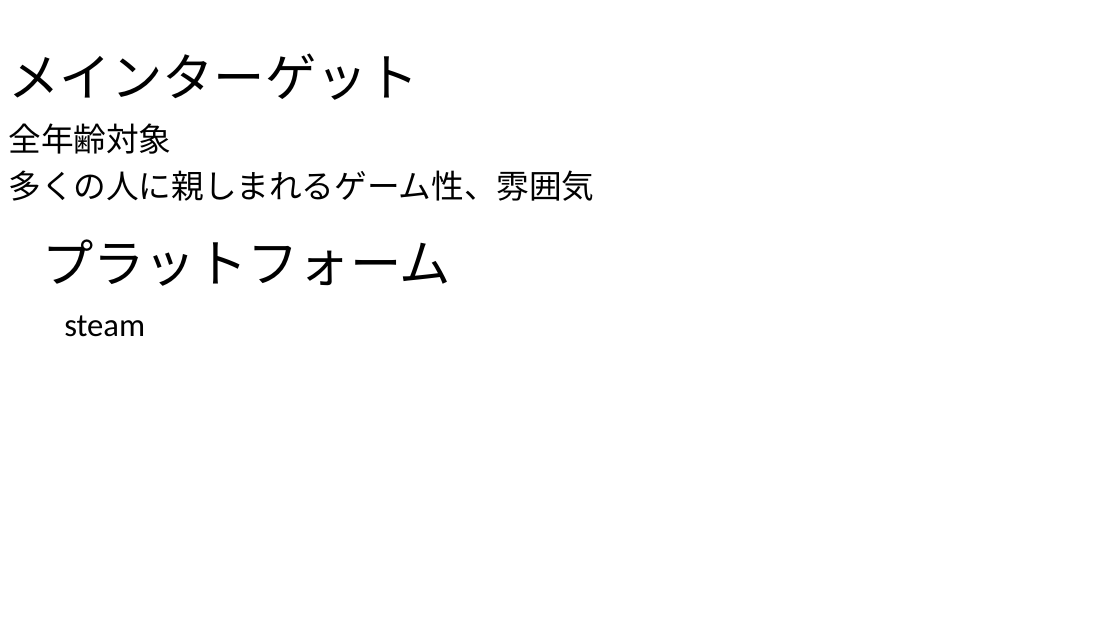
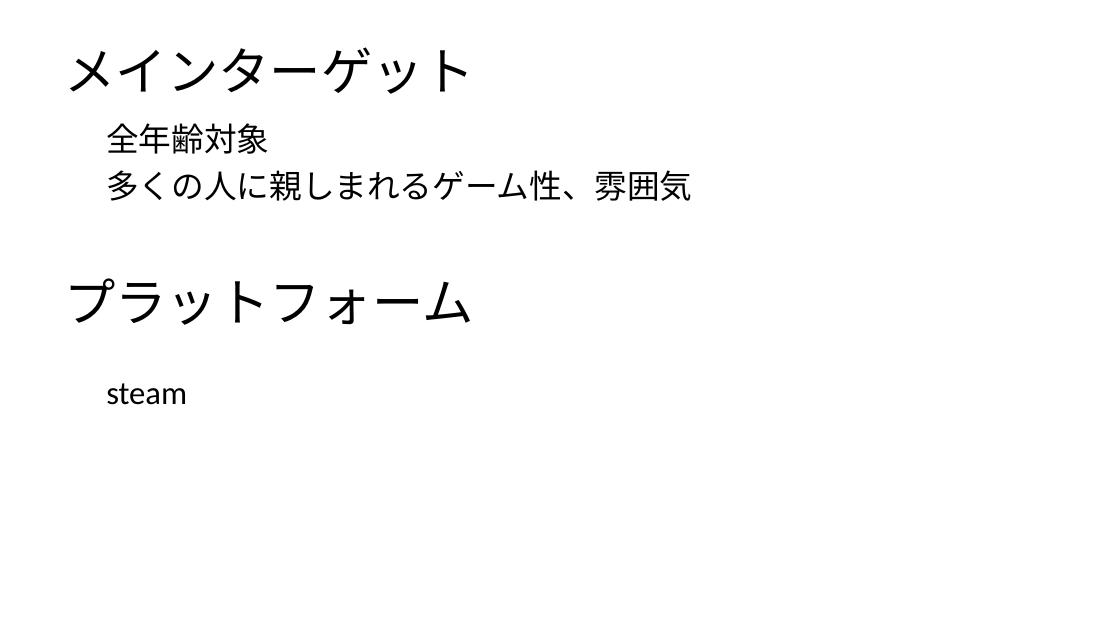
Before and after one commit to KAFein07/hikudasu, a slide deck: slide 2 of Plans/新規 Microsoft PowerPoint プレゼンテーション (1).pptx. Drawn at 1120x630 pixels with LibreOffice and Linux fonts; fonts in the diff are those of the drawing; background and template pictures are left out. Boxes give left, top, right and bottom in pixels: in the first picture for what was removed or moved away, otherwise in the second. Text is boxed around its words. In the diff, an @@ line names an element or a change of style, - is before the commit and + after.

```diff
--- a/Plans/新規 Microsoft PowerPoint プレゼンテーション (1).pptx
+++ b/Plans/新規 Microsoft PowerPoint プレゼンテーション (1).pptx
@@ title "メインターゲット": place and size @@
-title "メインターゲット" at (8, 53, 419, 100)
+title "メインターゲット" at (64, 47, 475, 94)
@@ text "全年齢対象": place and size @@
-text "全年齢対象" at (8, 123, 594, 201)
+text "全年齢対象" at (106, 123, 692, 201)
@@ text "プラットフォーム": place and size @@
-text "プラットフォーム" at (42, 239, 451, 286)
+text "プラットフォーム" at (64, 278, 473, 325)
@@ text "steam": place and size @@
-text "steam" at (64, 315, 145, 337)
+text "steam" at (106, 383, 187, 405)
```
Also in this commit, not shown: 5 slides added, 1 slide removed.
